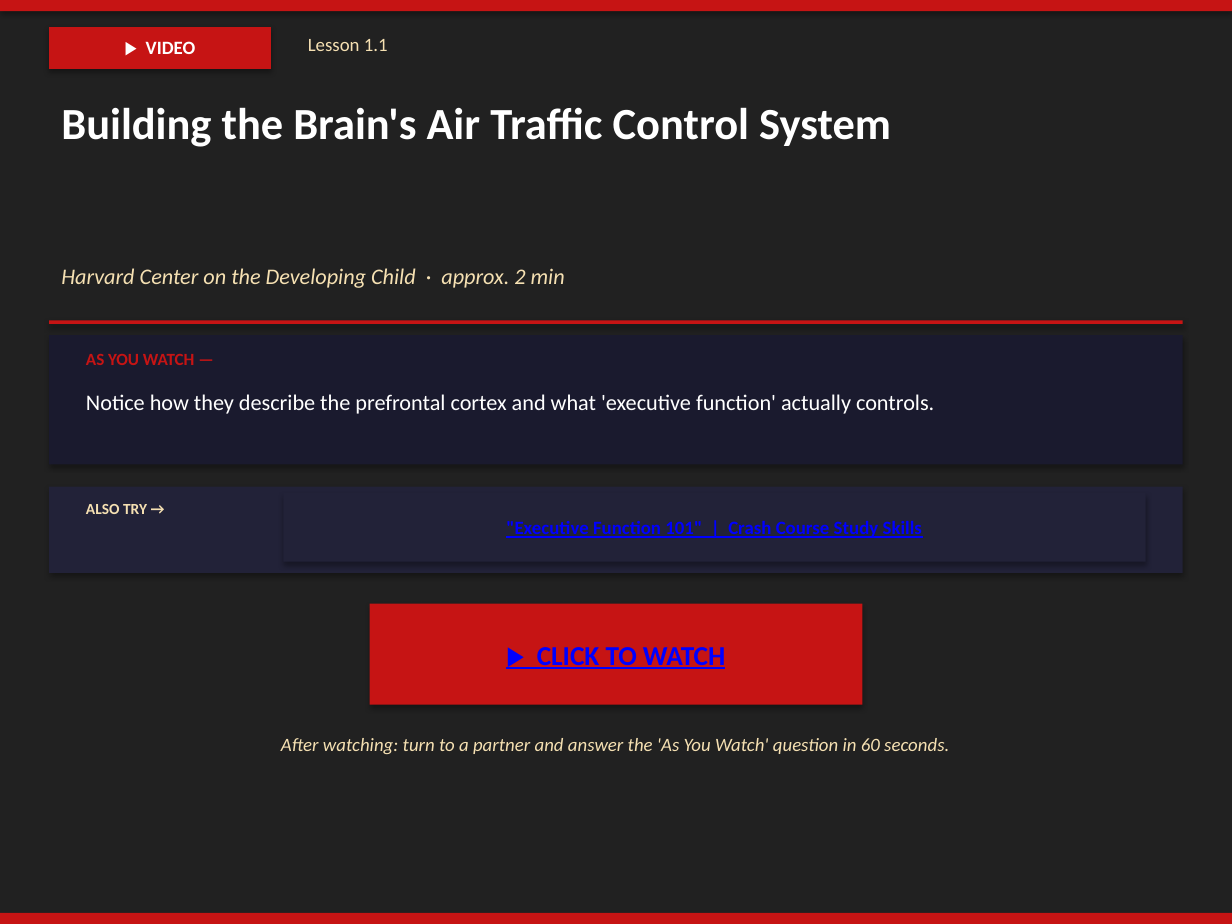
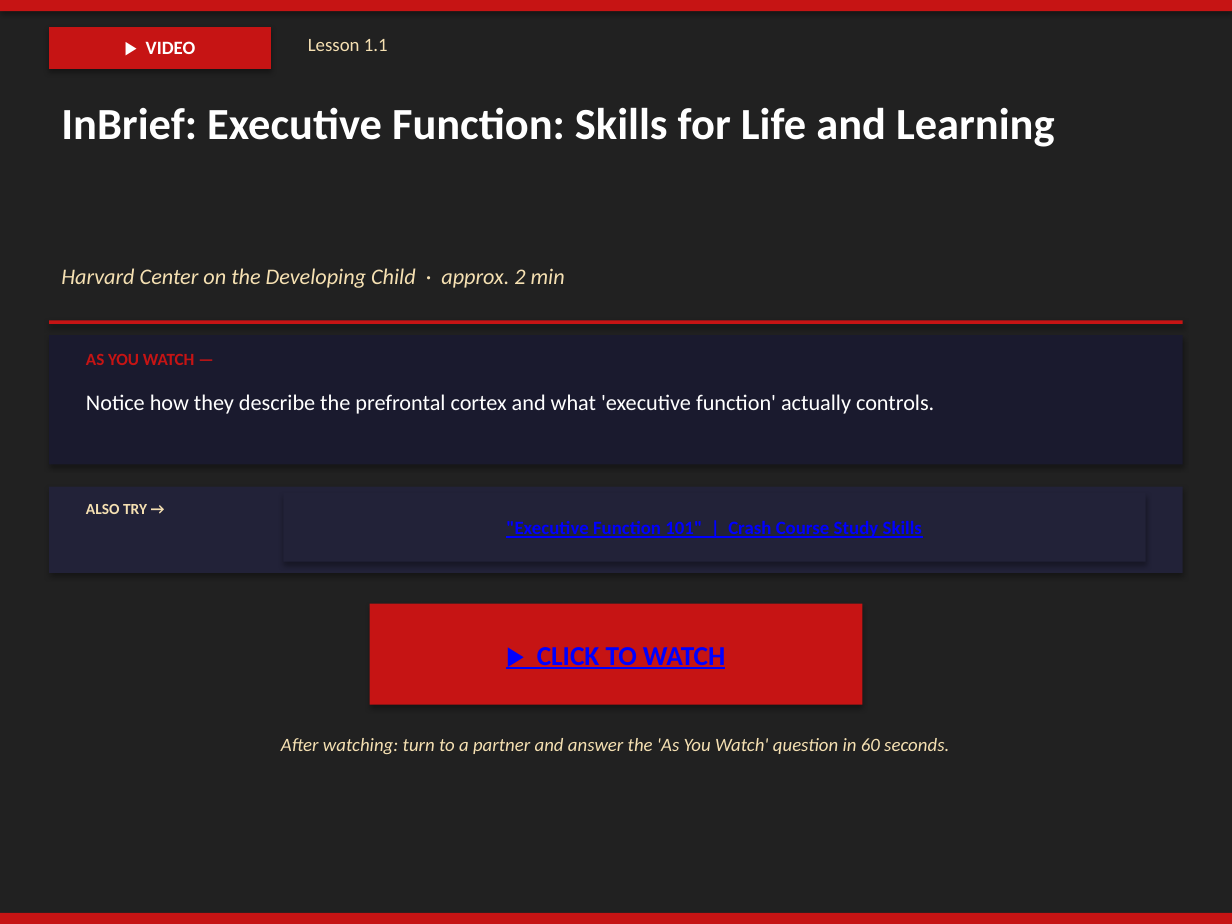
Before and after one commit to milesclawson/test-repo, a slide deck: slide 11 of downloads/warrior_prep_teacher_slides.pptx. Drawn at 1232x924 pixels with LibreOffice and Linux fonts; fonts in the diff are those of the drawing. Boxes give left, top, right and bottom in pixels: in the first picture for what was removed or moved away, otherwise in the second. Text is boxed around its words. In the diff, an @@ line names an element or a change of style, - is before the commit and + after.

```diff
--- a/downloads/warrior_prep_teacher_slides.pptx
+++ b/downloads/warrior_prep_teacher_slides.pptx
@@ text at [61,107,1055,147]: text changed @@
-Building the Brain's Air Traffic Control System
+InBrief: Executive Function: Skills for Life and Learning
```
Also in this commit, not shown: 8 other slides changed, 1 other file.
